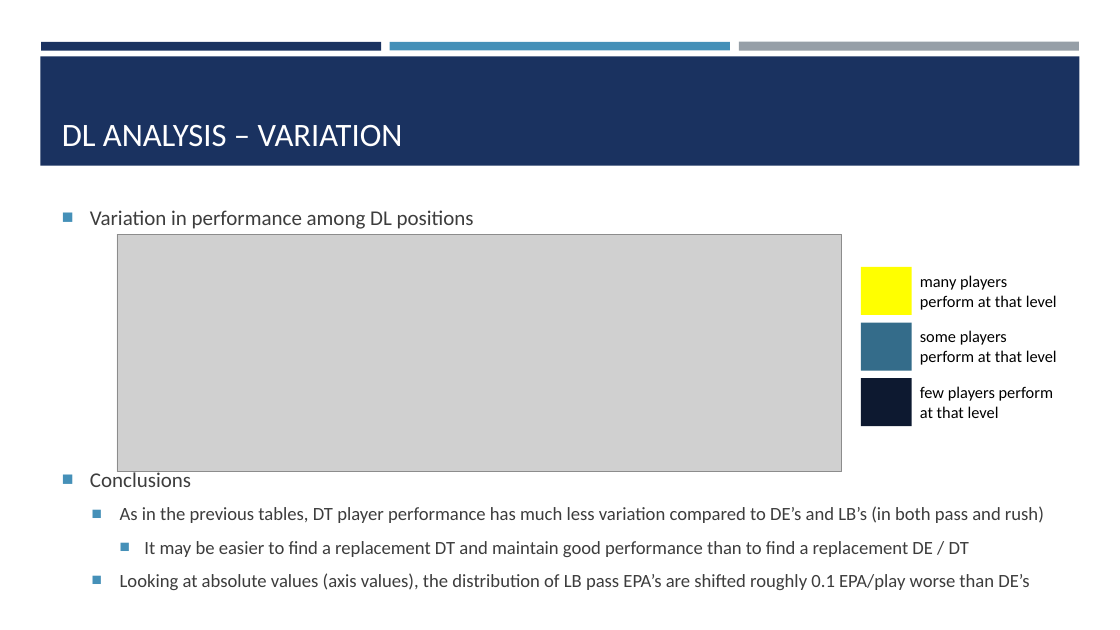
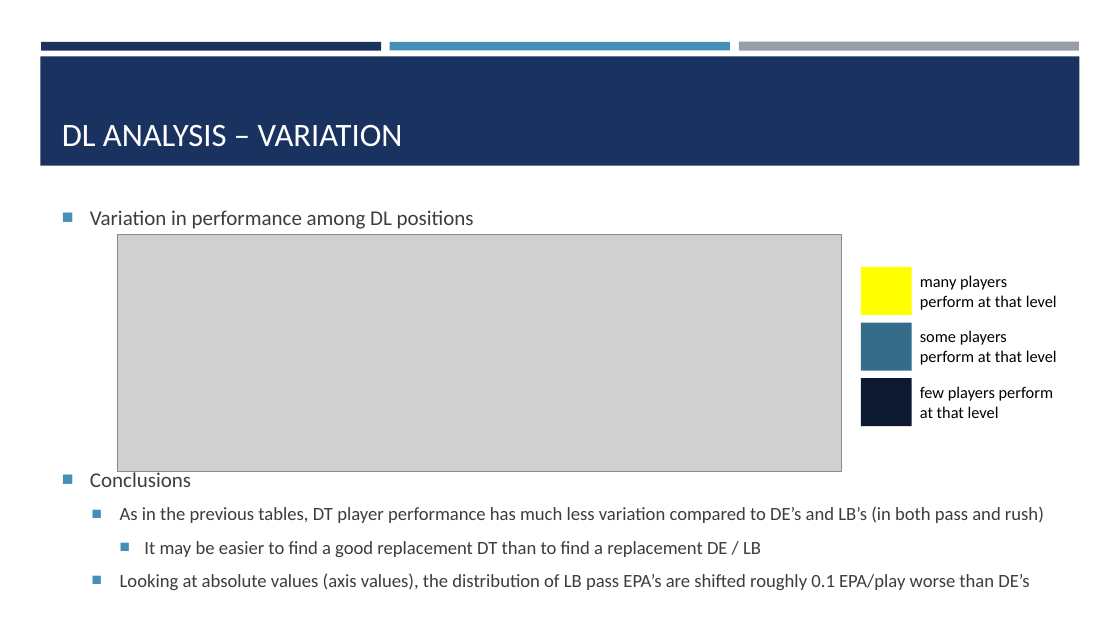
Before and after one commit to SportsInfoSolutions/AnalyticsChallenge2020, a slide deck: slide 6 of Submissions/matt.dunman@gmail.com/SIS Challenge Report - Dunman.pptx. Drawn at 1120x630 pixels with LibreOffice and Linux fonts; fonts in the diff are those of the drawing; grey boxes stand for pictures. Boxes give left, top, right and bottom in pixels: in the first picture for what was removed or moved away, otherwise in the second. Text is boxed around its words. In the diff, an @@ line names an element or a change of style, - is before the commit and + after.

```diff
--- a/Submissions/matt.dunman@gmail.com/SIS Challenge Report - Dunman.pptx
+++ b/Submissions/matt.dunman@gmail.com/SIS Challenge Report - Dunman.pptx
@@ text at [144,541,761,557]: text changed @@
-    ■ It may be easier to find a replacement DT and maintain good performance than to find a replacement DE / DT
+    ■ It may be easier to find a good replacement DT than to find a replacement DE / LB
```
Also in this commit, not shown: 3 other slides changed.
